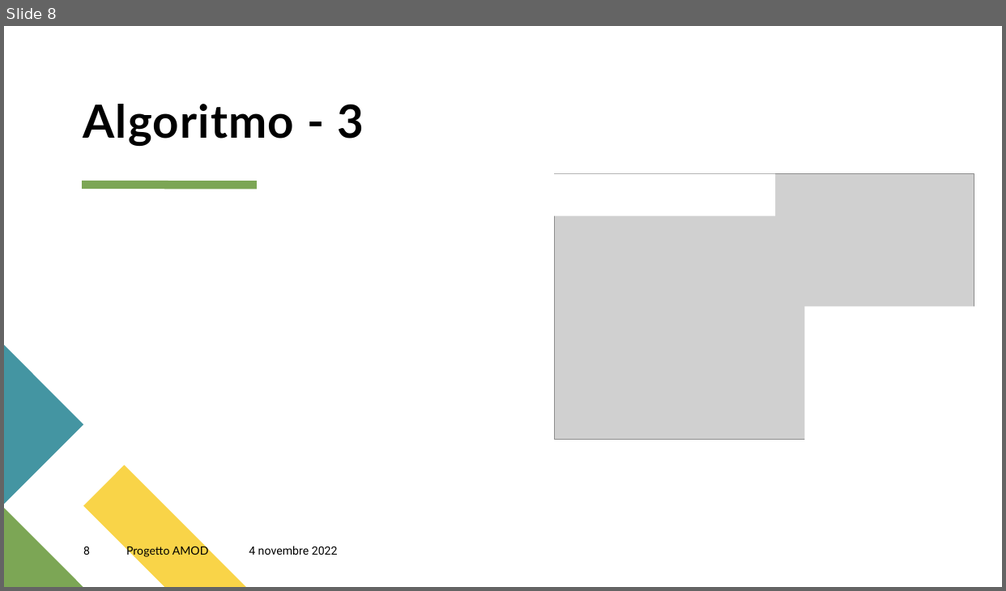
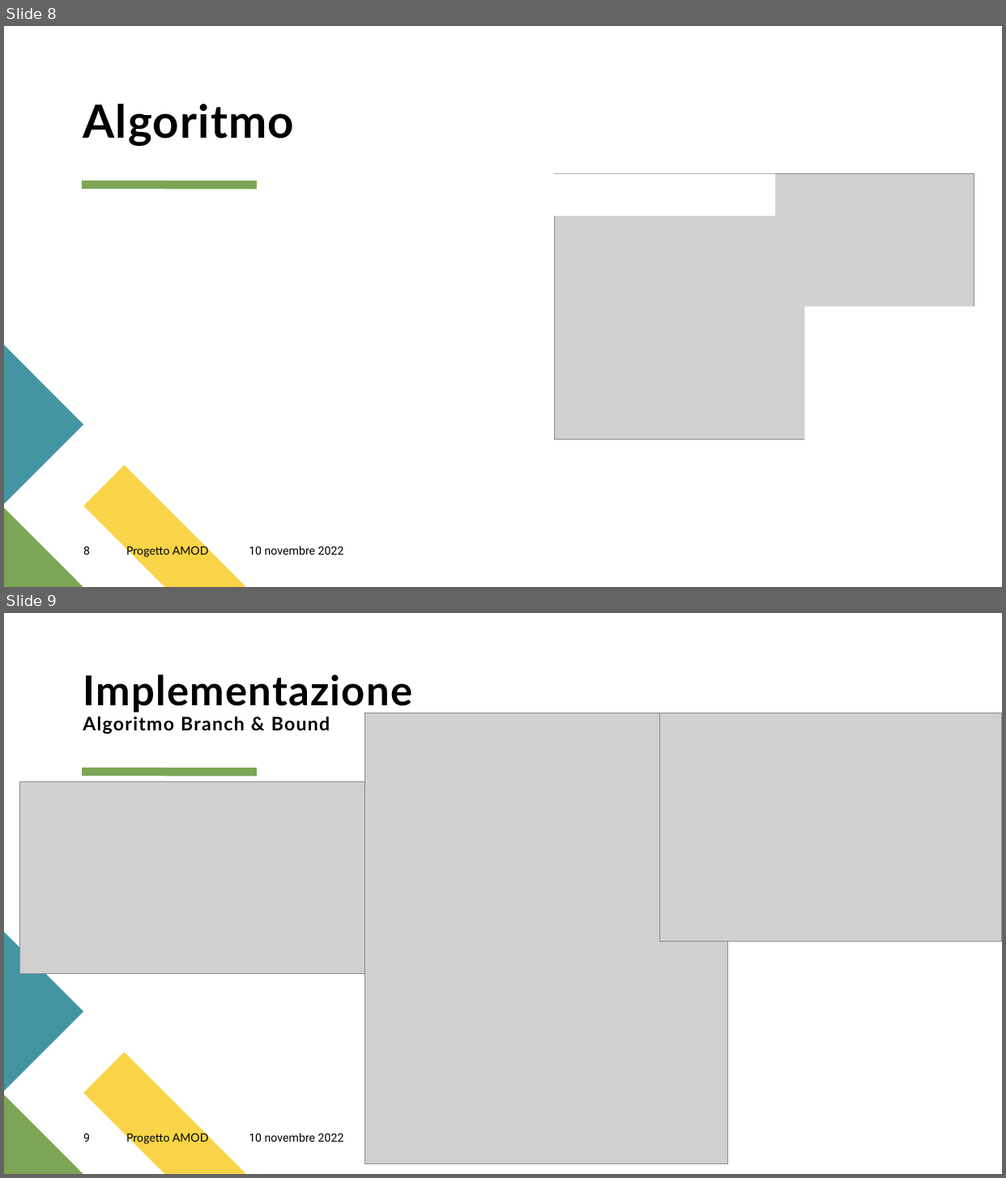
Before and after one commit to GiulioAppetito/Progetto-AMOD-21-22, a slide deck: Presentazione Progetto AMOD.pptx. Shown one above the other, each under a label of ours: slide 8 before the commit, slides 8 and 9 after it. The pictures are 1006x591 and 1006x1178 pixels, drawn with LibreOffice and Linux fonts; fonts in the diff are those of the drawing; grey boxes stand for pictures. Boxes give left, top, right and bottom in pixels: in the first picture for what was removed or moved away, otherwise in the second. Text is boxed around its words. In the diff, an @@ line names an element or a change of style, - is before the commit and + after.

```diff
--- a/Presentazione Progetto AMOD.pptx
+++ b/Presentazione Progetto AMOD.pptx
@@ slide 9 added at (x1=4, y1=613, x2=1002, y2=1174), background #FFFFFF; not listed: 4 template elements that a slide beside it also shows @@
@@ title added at (x1=83, y1=675, x2=412, y2=734), 18 pt, text #000000, bold @@
+Implementazione
+Algoritmo Branch & Bound
@@ picture added at (x1=364, y1=713, x2=728, y2=1164) @@
@@ picture added at (x1=660, y1=713, x2=1002, y2=941) @@
@@ picture added at (x1=19, y1=782, x2=389, y2=973) @@
@@ rectangle added at (x1=551, y1=761, x2=776, y2=803), fill #FFFFFF @@
@@ page number added at (x1=83, y1=1134, x2=90, y2=1142), 11 pt, text #000000 @@
+9
@@ text added at (x1=126, y1=1132, x2=209, y2=1145), 11 pt, text #000000 @@
+Progetto AMOD
@@ text added at (x1=249, y1=1133, x2=344, y2=1142), 11 pt, text #000000 @@
+10 novembre 2022
@@ slide 8 changed as well @@
@@ title at (x1=83, y1=104, x2=294, y2=147): text changed @@
-Algoritmo - 3
+Algoritmo
@@ text at (x1=249, y1=546, x2=344, y2=555): text changed @@
-4 novembre 2022
+10 novembre 2022
```
Also in this commit, not shown: 17 other slides changed, 3 other slides added, 9 slides removed.
